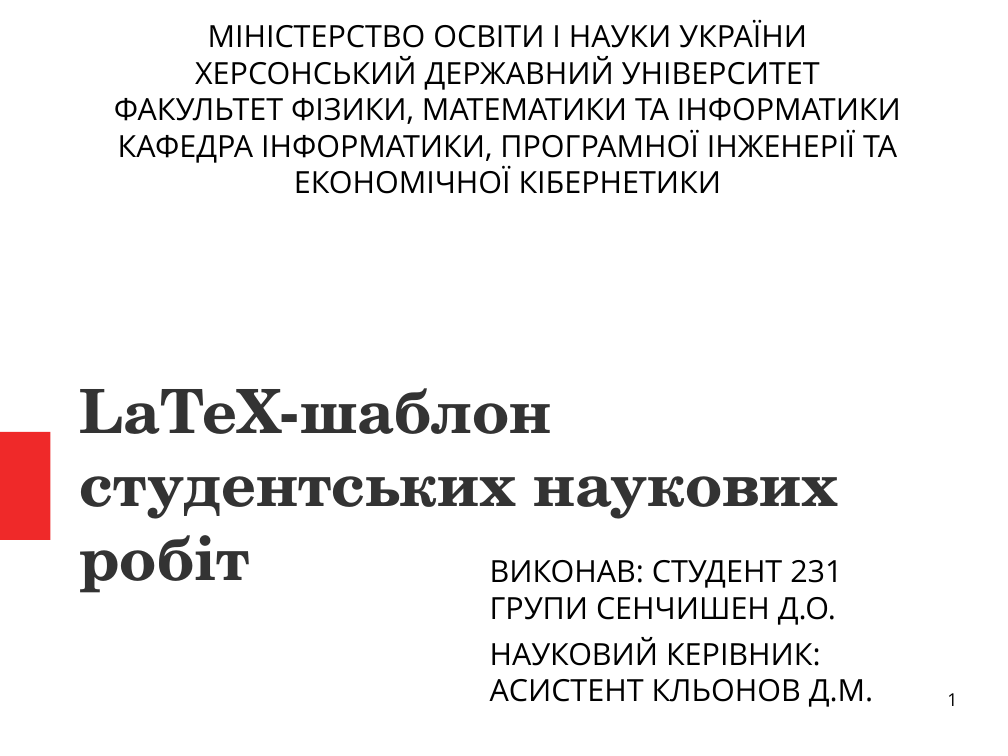
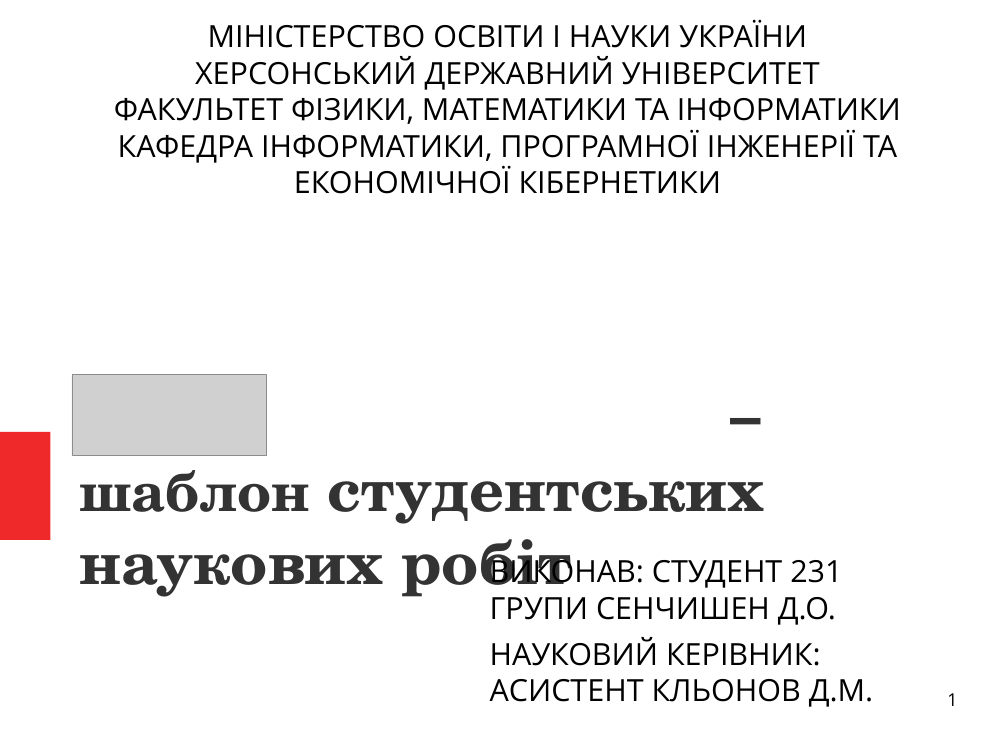
Before and after one commit to sen-den/latex-template, a slide deck: slide 1 of LaTeX - final work present.odp. Drawn at 1008x756 pixels with LibreOffice and Linux fonts; fonts in the diff are those of the drawing; grey boxes stand for pictures. Boxes give left, top, right and bottom in pixels: in the first picture for what was removed or moved away, otherwise in the second. Text is boxed around its words. In the diff, an @@ line names an element or a change of style, - is before the commit and + after.

```diff
--- a/LaTeX - final work present.odp
+++ b/LaTeX - final work present.odp
@@ picture added at [72,374,267,455] @@
@@ title at [79,454,764,604]: text changed @@
-LaTeX-шаблон студентських наукових робіт
+– шаблон студентських наукових робіт
```
Also in this commit, not shown: 4 other slides changed, 4 slides added, 3 slides removed, 1 other file.
